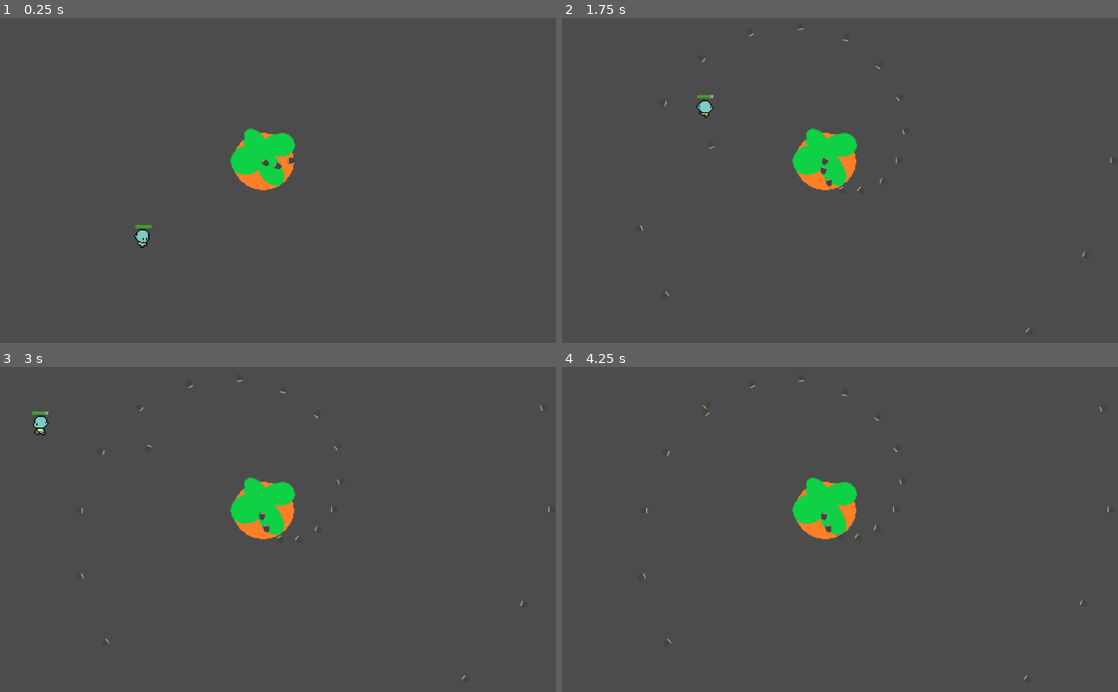
Above: before the commit, frames 1-4 (two rows, left to right).
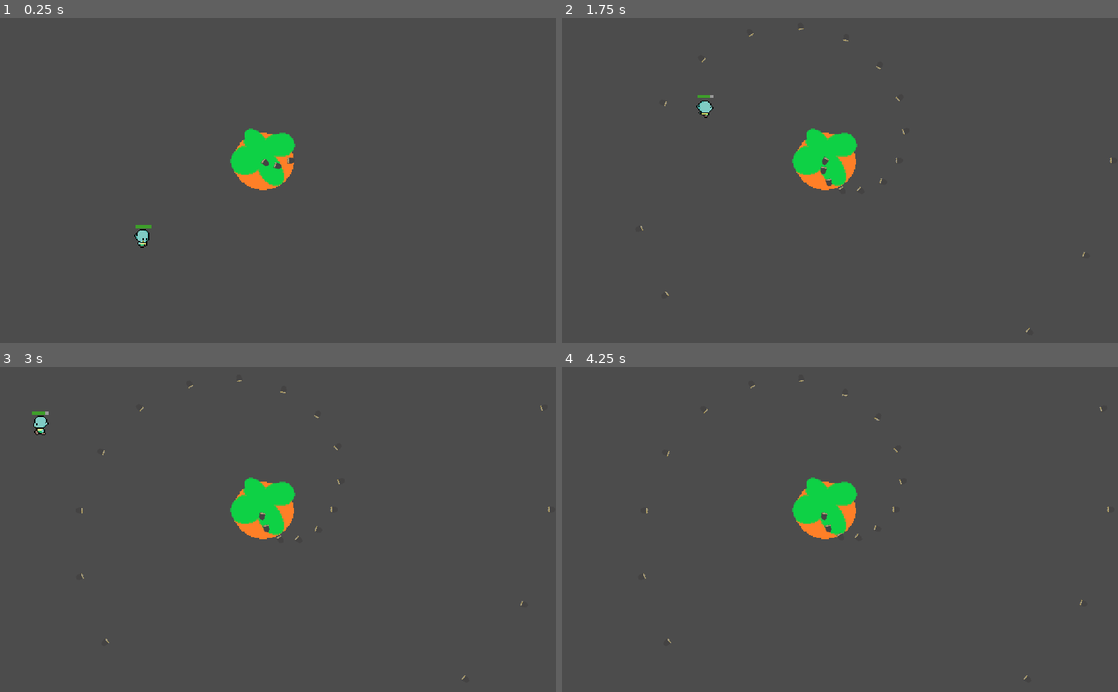
Above: after the commit, the same moments.

Repository: metcalf-putnam/bunny_v_carrot
Game: Godot game, scene res://root.tscn
The game is run twice, just before and just after one commit, with the same random seed, the same clock (stepped at 60 frames per second) and the same inputs.
Inputs:
- Up to frame 1 (0.25 s): no input
- Up to frame 2 (1.75 s): hold Up (ui_up) from 0.53 s (still down)
- Up to frame 3 (3 s): release Up (ui_up) at 2.03 s; hold Left (ui_left) from 2.03 s (still down)
- Up to frame 4 (4.25 s): release Left (ui_left) at 3.53 s; hold Down (ui_down) from 3.53 s (still down)

The runs differ from the first frame. In frame 1, 0.1% of the frame differs, in the area x 24-54%, y 34-71%; in frame 2, 0.2%, in the area x 14-99%, y 2-97%; in frame 3, 0.2%; in frame 4, 0.2%.

Commit message:
bullets despawn, stretch enabled

Diff:
--- a/bullet/bullet.gd
+++ b/bullet/bullet.gd
@@ -8,9 +8,3 @@
 
 func _on_VisibilityNotifier2D_screen_exited():
 	queue_free()
-
-
-func _on_bullet_body_entered(body):
-	print("found the player!")
-	if body.is_in_group("player"):
-		body.hit(damage)
--- a/bullet/bullet.tscn
+++ b/bullet/bullet.tscn
@@ -25,5 +25,4 @@
 
 [node name="AudioStreamPlayer2D" type="AudioStreamPlayer2D" parent="."]
 stream = ExtResource( 3 )
-[connection signal="body_entered" from="." to="." method="_on_bullet_body_entered"]
 [connection signal="screen_exited" from="VisibilityNotifier2D" to="." method="_on_VisibilityNotifier2D_screen_exited"]
--- a/player/player.gd
+++ b/player/player.gd
@@ -44,6 +44,7 @@
 	if body.is_in_group("boss_weapon"):
 		hit(body.damage)
 		$hit_sound.play()
+		body.queue_free()
 
 
 func revive():
--- a/project.godot
+++ b/project.godot
@@ -18,6 +18,11 @@
 config/name="BunnyVsCarrot"
 run/main_scene="res://root.tscn"
 config/icon="res://icon.png"
+
+[display]
+
+window/stretch/mode="2d"
+window/stretch/aspect="keep"
 
 [input]
 
Binary file added: bullet/Explosao_92x92.png
Not shown, added: bullet/Explosao_92x92.png.import
